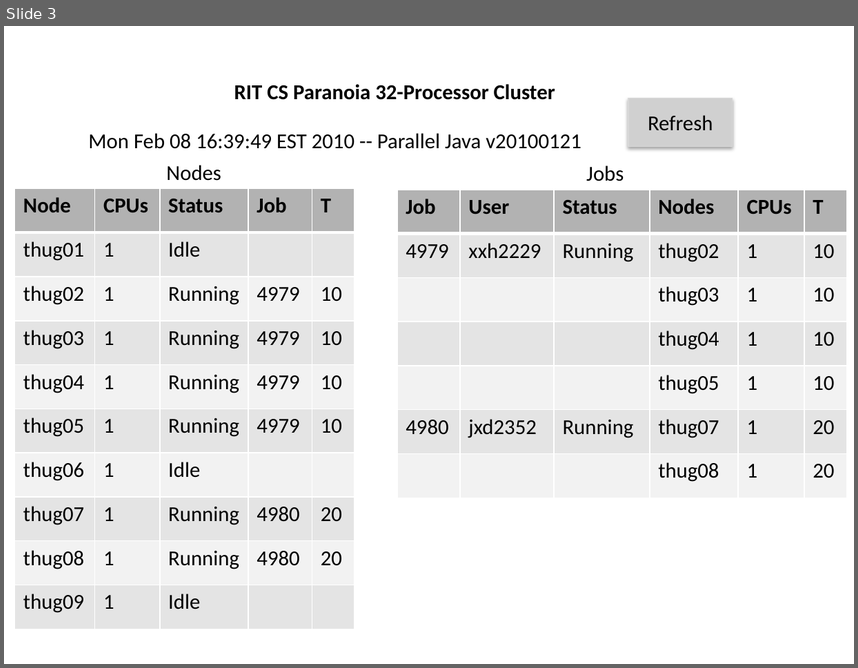
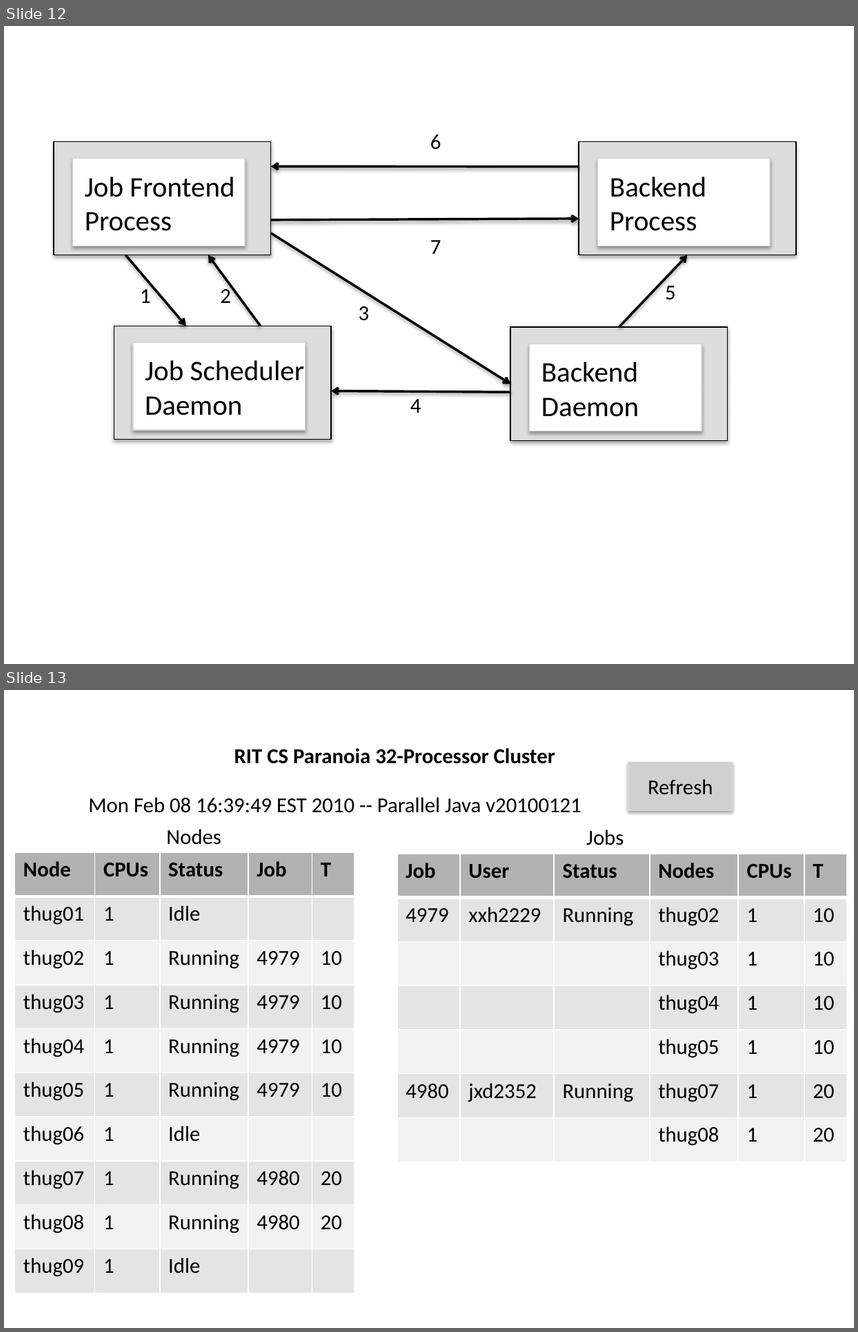
Before and after one commit to hexi111/xxh2229, a slide deck: latex/project-pj/figure.pptx. Shown one above the other, each under a label of ours: slide 3 before the commit, slides 12 and 13 after it. The pictures are 858x668 and 858x1332 pixels, drawn with LibreOffice and Linux fonts; fonts in the diff are those of the drawing; grey boxes stand for pictures. Boxes give left, top, right and bottom in pixels: in the first picture for what was removed or moved away, otherwise in the second. Text is boxed around its words. In the diff, an @@ line names an element or a change of style, - is before the commit and + after.

```diff
--- a/latex/project-pj/figure.pptx
+++ b/latex/project-pj/figure.pptx
@@ slide 12 added at (4, 26, 854, 664), background #FFFFFF @@
@@ rectangle added at (53, 142, 271, 256), fill #DDDDDD, outline #000000 0.75 pt @@
@@ text added at (430, 134, 441, 150), 18 pt, text #000000 @@
+6
@@ rectangle added at (579, 142, 796, 256), fill #DDDDDD, outline #000000 0.75 pt @@
@@ rectangle added at (73, 158, 245, 245), fill #FFFFFF, outline #D8D8D8 0.75 pt @@
@@ arrow added from (579, 166) to (271, 166), #000000 2 pt @@
@@ rectangle added at (598, 158, 770, 245), fill #FFFFFF, outline #D8D8D8 0.75 pt @@
@@ text added at (85, 176, 234, 231), 24 pt, text #000000 @@
+Job Frontend
+Process
@@ text added at (610, 176, 706, 231), 24 pt, text #000000 @@
+Backend
+Process
@@ arrow added from (271, 232) to (510, 384), #000000 2 pt @@
@@ arrow added from (271, 220) to (579, 218), #000000 2 pt @@
@@ text added at (430, 240, 441, 254), 18 pt, text #000000 @@
+7
@@ arrow added from (125, 254) to (186, 325), #000000 2 pt @@
@@ arrow added from (261, 325) to (208, 254), #000000 2 pt @@
@@ arrow added from (619, 327) to (688, 254), #000000 2 pt @@
@@ text added at (140, 285, 151, 303), 18 pt, text #000000 @@
+1
@@ text added at (220, 285, 231, 303), 18 pt, text #000000 @@
+2
@@ text added at (665, 281, 676, 300), 18 pt, text #000000 @@
+5
@@ text added at (359, 306, 370, 321), 18 pt, text #000000 @@
+3
@@ rectangle added at (114, 325, 331, 439), fill #DDDDDD, outline #000000 0.75 pt @@
@@ rectangle added at (510, 327, 728, 441), fill #DDDDDD, outline #000000 0.75 pt @@
@@ rectangle added at (133, 342, 305, 430), fill #FFFFFF, outline #D8D8D8 0.75 pt @@
@@ rectangle added at (529, 343, 701, 430), fill #FFFFFF, outline #D8D8D8 0.75 pt @@
@@ text added at (145, 360, 304, 415), 24 pt, text #000000 @@
+Job Scheduler
+Daemon
@@ text added at (542, 361, 639, 417), 24 pt, text #000000 @@
+Backend
+Daemon
@@ arrow added from (510, 392) to (331, 391), #000000 2 pt @@
@@ text added at (410, 399, 421, 412), 18 pt, text #000000 @@
+4
@@ what was slide 3 is now slide 13 @@
```
Also in this commit, not shown: 1 slide changed, 18 other slides added, 31 other files.
